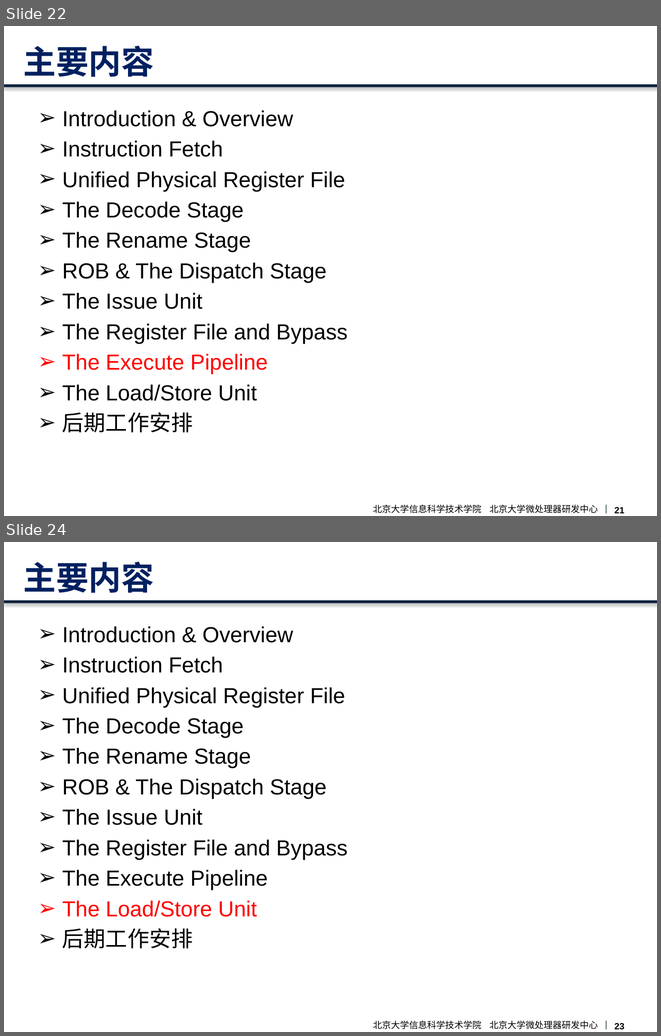
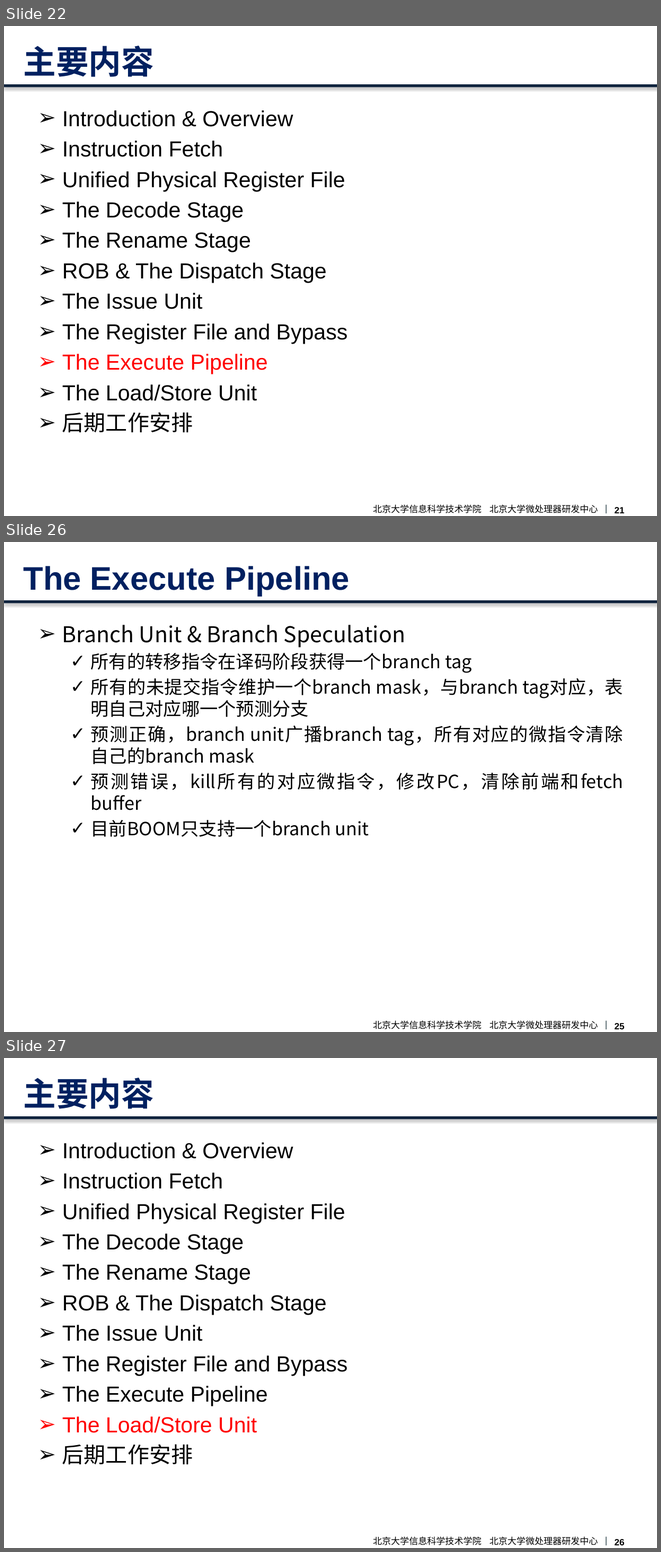
Before and after one commit to CodeATA/Docs, a slide deck: boom overview.pptx. Shown one above the other, each under a label of ours: slides 22 and 24 before the commit, slides 22, 26 and 27 after it; the slides between them are not shown. The pictures are 661x1036 and 661x1552 pixels, drawn with LibreOffice and Linux fonts; fonts in the diff are those of the drawing; background and template pictures are left out. Boxes give left, top, right and bottom in pixels: in the first picture for what was removed or moved away, otherwise in the second. Text is boxed around its words. In the diff, an @@ line names an element or a change of style, - is before the commit and + after.

```diff
--- a/boom overview.pptx
+++ b/boom overview.pptx
@@ slide 26 added at <box>4,542,657,1032</box>, background picture (left out); not listed: 4 template elements that a slide beside it also shows @@
@@ title added at <box>23,566,350,596</box>, 36 pt, text #002060, bold @@
+The Execute Pipeline
@@ text added at <box>62,625,623,837</box>, 20 pt, text #000000 @@
+➢ Branch Unit & Branch Speculation
+  ✓ 所有的转移指令在译码阶段获得一个branch tag
+  ✓ 所有的未提交指令维护一个branch mask，与branch tag对应，表明自己对应哪一个预测分支
+  ✓ 预测正确，branch unit广播branch tag，所有对应的微指令清除自己的branch mask
+  ✓ 预测错误，kill所有的对应微指令，修改PC，清除前端和fetch buffer
+  ✓ 目前BOOM只支持一个branch unit
@@ what was slide 24 is now slide 27 @@
@@ page number at <box>615,1539,625,1545</box>: text changed @@
-23
+26
```
Also in this commit, not shown: 2 slides changed, 7 other slides added.
